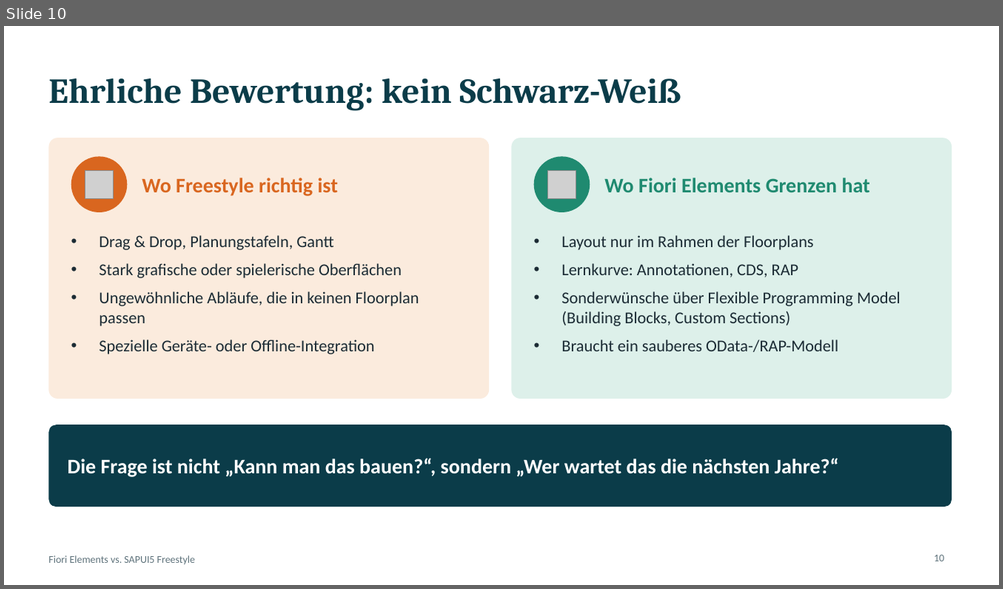
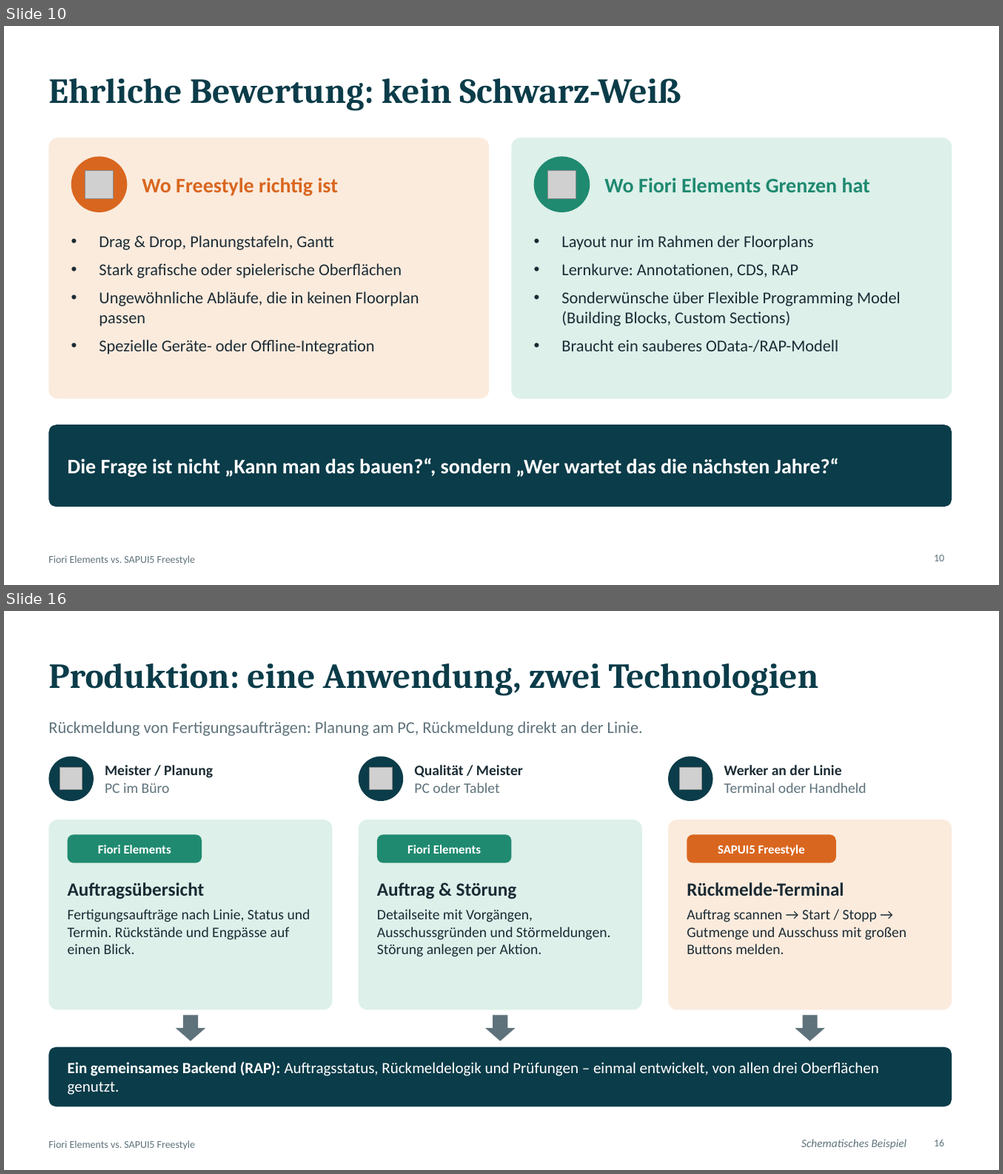
Before and after one commit to Fabs943/SAPUI5-DEMO, a slide deck: praesentation/Fiori_vs_Freestyle.pptx. Shown one above the other, each under a label of ours: slide 10 before the commit, slides 10 and 16 after it; the slides between them are not shown. The pictures are 1003x589 and 1003x1174 pixels, drawn with LibreOffice and Linux fonts; fonts in the diff are those of the drawing; grey boxes stand for pictures. Boxes give left, top, right and bottom in pixels: in the first picture for what was removed or moved away, otherwise in the second. Text is boxed around its words. In the diff, an @@ line names an element or a change of style, - is before the commit and + after.

```diff
--- a/praesentation/Fiori_vs_Freestyle.pptx
+++ b/praesentation/Fiori_vs_Freestyle.pptx
@@ slide 16 added at <box>4,611,999,1170</box>, background #FFFFFF; not listed: 1 template element that a slide beside it also shows @@
@@ title added at <box>48,664,819,696</box>, 34 pt, text #0B3C49, bold @@
+Produktion: eine Anwendung, zwei Technologien
@@ text added at <box>48,721,643,736</box>, 16 pt, text #5E727B @@
+Rückmeldung von Fertigungsaufträgen: Planung am PC, Rückmeldung direkt an der Linie.
@@ ellipse added at <box>48,757,94,801</box>, fill #0B3C49 @@
@@ text added at <box>105,765,213,793</box>, 14 pt, text #1B2B34, bold @@
+Meister / Planung
+PC im Büro
@@ ellipse added at <box>358,757,403,801</box>, fill #0B3C49 @@
@@ text added at <box>414,765,523,793</box>, 14 pt, text #1B2B34, bold @@
+Qualität / Meister
+PC oder Tablet
@@ ellipse added at <box>668,757,713,801</box>, fill #0B3C49 @@
@@ text added at <box>724,765,866,793</box>, 14 pt, text #5E727B @@
+Werker an der Linie
+Terminal oder Handheld
@@ picture added at <box>60,768,82,790</box> @@
@@ picture added at <box>370,768,392,790</box> @@
@@ picture added at <box>679,768,702,790</box> @@
@@ rounded rectangle added at <box>48,820,333,1010</box>, fill #DDF0EA @@
@@ rounded rectangle added at <box>358,820,642,1010</box>, fill #DDF0EA @@
@@ rounded rectangle added at <box>668,820,951,1010</box>, fill #FBEBDD @@
@@ rounded rectangle added at <box>68,834,202,863</box>, fill #1F8A70 @@
@@ text added at <box>98,845,171,854</box>, 12 pt, text #FFFFFF, bold @@
+Fiori Elements
@@ rounded rectangle added at <box>377,834,512,863</box>, fill #1F8A70 @@
@@ text added at <box>407,845,481,854</box>, 12 pt, text #FFFFFF, bold @@
+Fiori Elements
@@ rounded rectangle added at <box>687,834,836,863</box>, fill #D9661F @@
@@ text added at <box>717,845,805,856</box>, 12 pt, text #FFFFFF, bold @@
+SAPUI5 Freestyle
@@ text added at <box>68,883,205,900</box>, 18 pt, text #1B2B34, bold @@
+Auftragsübersicht
@@ text added at <box>377,883,517,900</box>, 18 pt, text #1B2B34, bold @@
+Auftrag & Störung
@@ text added at <box>686,883,843,896</box>, 18 pt, text #1B2B34, bold @@
+Rückmelde-Terminal
@@ text added at <box>68,909,310,954</box>, 14 pt, text #1B2B34 @@
+Fertigungsaufträge nach Linie, Status und Termin. Rückstände und Engpässe auf einen Blick.
@@ text added at <box>377,909,611,957</box>, 14 pt, text #1B2B34 @@
+Detailseite mit Vorgängen, Ausschussgründen und Störmeldungen. Störung anlegen per Aktion.
@@ text added at <box>686,909,907,954</box>, 14 pt, text #1B2B34 @@
+Auftrag scannen → Start / Stopp → Gutmenge und Ausschuss mit großen Buttons melden.
@@ down arrow added at <box>176,1015,205,1042</box>, fill #5E727B @@
@@ down arrow added at <box>485,1015,515,1042</box>, fill #5E727B @@
@@ down arrow added at <box>795,1015,825,1042</box>, fill #5E727B @@
@@ rounded rectangle added at <box>48,1048,951,1107</box>, fill #0B3C49 @@
@@ text added at <box>68,1062,879,1095</box>, 15 pt, text #FFFFFF @@
+Ein gemeinsames Backend (RAP): Auftragsstatus, Rückmeldelogik und Prüfungen – einmal entwickelt, von allen drei Oberflächen genutzt.
@@ text added at <box>801,1139,907,1150</box>, 11 pt, text #5E727B, italic @@
+Schematisches Beispiel
@@ page number added at <box>933,1139,944,1147</box>, 10 pt, text #5E727B @@
+16
```
Also in this commit, not shown: 7 slides changed, 2 other slides added.
